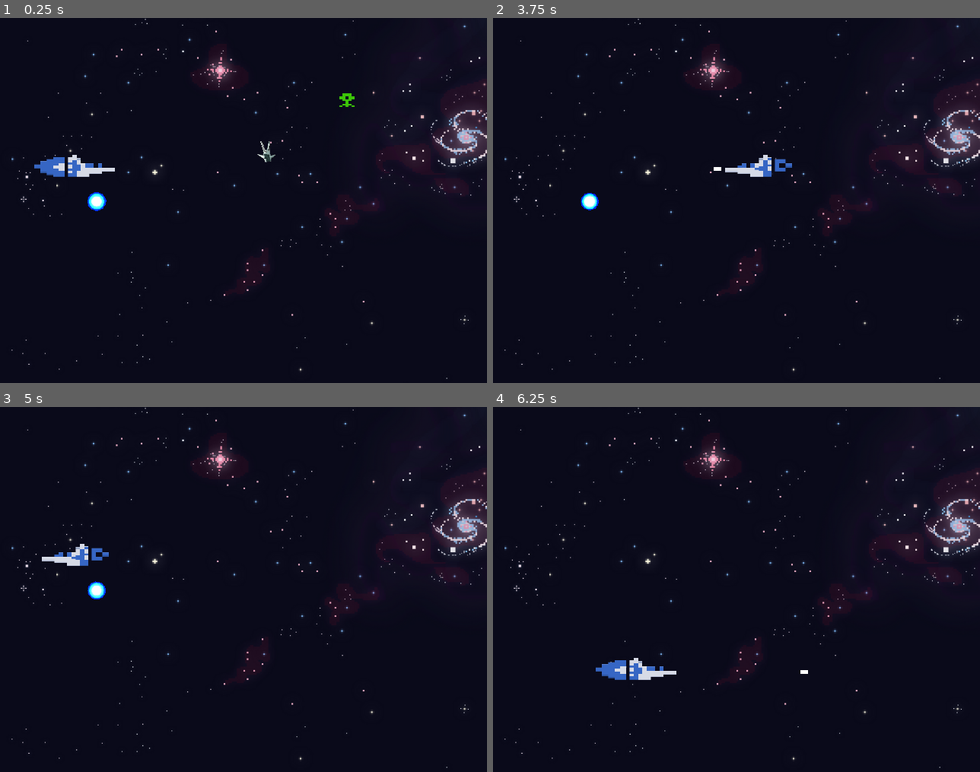
Above: before the commit, frames 1-4 (two rows, left to right).
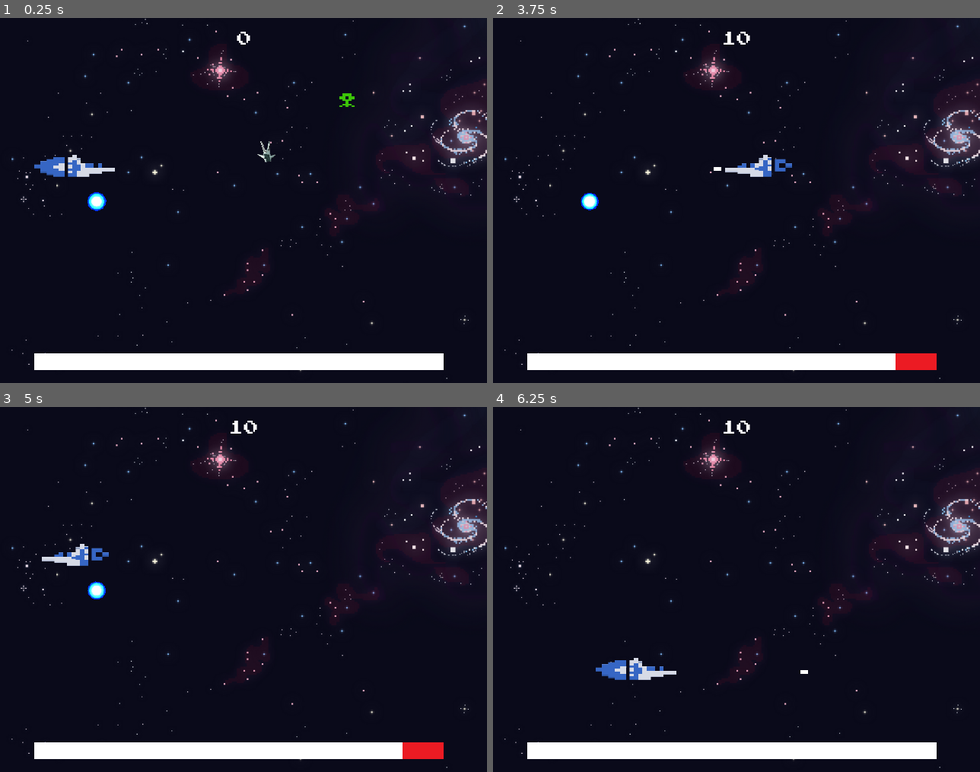
Above: after the commit, the same moments.

Repository: LeonardoBrendo/JogoNave
Game: Godot game, scene res://Main.tscn
The game is run twice, just before and just after one commit, with the same random seed, the same clock (stepped at 60 frames per second) and the same inputs.
Inputs:
- Up to frame 1 (0.25 s): no input
- Up to frame 2 (3.75 s): hold Right (ui_right) 0.53-1.28 s; tap Space (atira) every 0.75 s from 0.6 to 3.6 s; hold Down (ui_down) 1.28-2.03 s; hold Right (ui_right) 2.03-2.78 s; hold Up (ui_up) 2.78-3.53 s; hold Left (ui_left) from 3.53 s (still down)
- Up to frame 3 (5 s): keep holding Left (ui_left); tap Space (atira) at 4.35 s
- Up to frame 4 (6.25 s): release Left (ui_left) at 5.03 s; hold Down (ui_down) 5.03-5.78 s; tap Space (atira) at 5.1, 5.85 s; hold Right (ui_right) from 5.78 s (still down)

The runs differ from the first frame. In frame 1, 3.9% of the frame differs, in the area x 7-92%, y 3-97%; in frame 2, 3.9%; in frame 3, 3.9%; in frame 4, 3.9%.

Commit message:
adicionando progresso

Diff:
--- /dev/null
+++ b/rescue/HUD.gd
@@ -0,0 +1,15 @@
+extends CanvasLayer
+
+
+var pontos = 0
+
+func _ready():
+	$pontos.text = str(pontos)
+	$combustivel.value = 100
+
+func tomaponto():
+	pontos += 10
+	$pontos.text = str(pontos)
+
+func alteracombustivel(valor):
+	$combustivel.value = valor
--- /dev/null
+++ b/rescue/HUD.tscn
@@ -0,0 +1,39 @@
+[gd_scene load_steps=6 format=2]
+
+[ext_resource path="res://HUD.gd" type="Script" id=1]
+[ext_resource path="res://Material rescue/HUD/PressStart2P.ttf" type="DynamicFontData" id=2]
+[ext_resource path="res://Material rescue/HUD/hud1.png" type="Texture" id=3]
+[ext_resource path="res://Material rescue/HUD/hud0.png" type="Texture" id=4]
+
+[sub_resource type="DynamicFont" id=1]
+size = 19
+font_data = ExtResource( 2 )
+
+[node name="HUD" type="CanvasLayer"]
+script = ExtResource( 1 )
+
+[node name="pontos" type="Label" parent="."]
+margin_top = 10.0
+margin_right = 641.0
+margin_bottom = 45.0
+custom_fonts/font = SubResource( 1 )
+text = "000"
+align = 1
+valign = 1
+__meta__ = {
+"_edit_use_anchors_": false
+}
+
+[node name="combustivel" type="TextureProgress" parent="."]
+margin_left = 44.7979
+margin_top = 440.648
+margin_right = 582.798
+margin_bottom = 462.648
+max_value = 100.0
+value = 80.0
+texture_under = ExtResource( 4 )
+texture_progress = ExtResource( 3 )
+nine_patch_stretch = true
+__meta__ = {
+"_edit_use_anchors_": false
+}
--- a/rescue/Main.tscn
+++ b/rescue/Main.tscn
@@ -1,10 +1,11 @@
-[gd_scene load_steps=6 format=2]
+[gd_scene load_steps=7 format=2]
 
 [ext_resource path="res://Player.tscn" type="PackedScene" id=1]
 [ext_resource path="res://Alien.tscn" type="PackedScene" id=2]
 [ext_resource path="res://Material rescue/wallpaper.png" type="Texture" id=3]
 [ext_resource path="res://Astronauta.tscn" type="PackedScene" id=4]
 [ext_resource path="res://Combustível.tscn" type="PackedScene" id=5]
+[ext_resource path="res://HUD.tscn" type="PackedScene" id=6]
 
 [node name="Main" type="Node2D"]
 
@@ -25,3 +26,5 @@
 
 [node name="Combustível" parent="." instance=ExtResource( 5 )]
 position = Vector2( 127.132, 241.435 )
+
+[node name="HUD" parent="." instance=ExtResource( 6 )]
--- a/rescue/Player.gd
+++ b/rescue/Player.gd
@@ -1,16 +1,15 @@
 extends KinematicBody2D
-
 
 var speed = 200
 var vel = Vector2()
 var combustivel = 100
 
-##momento 2
 var balap = preload("res://Laser.tscn")
 var lado = 1
-##momento 2
 
 signal morreu
+
+onready var ui = get_node("/root/Main/HUD")
 
 func _ready():
 	$AnimatedSprite.play()
@@ -58,11 +57,11 @@
 	combustivel -= 10
 	if combustivel <= 0:
 		morre()
+	ui.alteracombustivel(combustivel)
 
 func salva():
-	pass
+	ui.tomaponto()
 
 func carrega():
-	print(combustivel)
 	combustivel += 10
-	print(combustivel)
+	ui.alteracombustivel(combustivel)
Not shown, removed: anotações-aula5.txt
Not shown, added: anotações-aula6.txt
